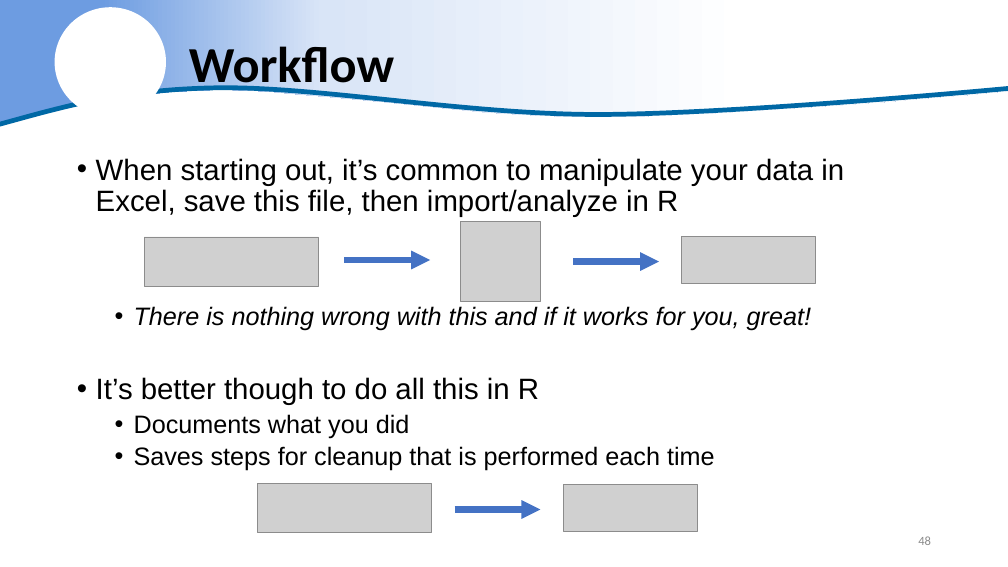
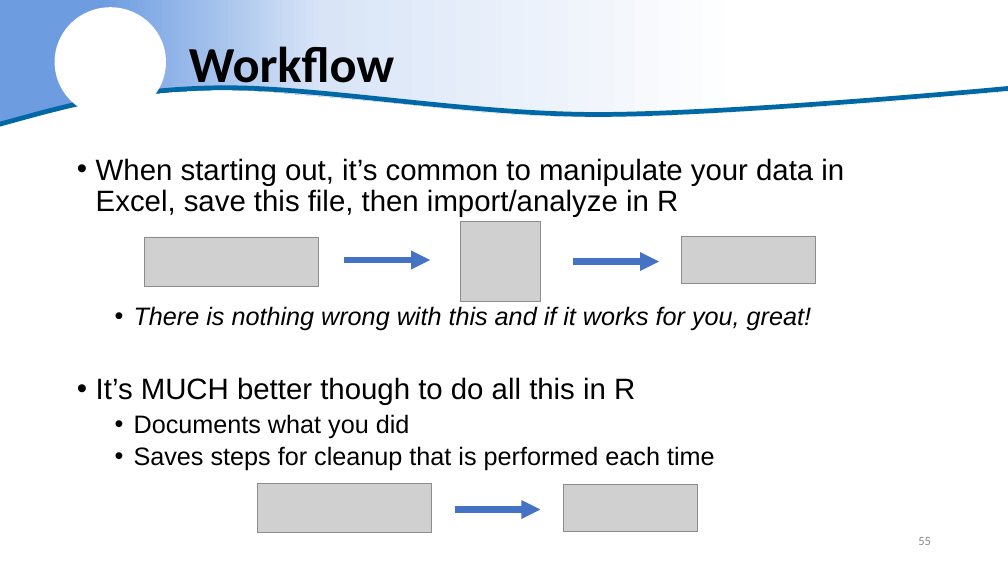
Before and after one commit to justinpriest/R_Intro_ADFG, a slide deck: slide 55 of The Basics of R - Day 2.pptx (slide 48 before the commit). Drawn at 1008x567 pixels with LibreOffice and Linux fonts; fonts in the diff are those of the drawing; grey boxes stand for pictures; background and template pictures are left out. Boxes give left, top, right and bottom in pixels: in the first picture for what was removed or moved away, otherwise in the second. Text is boxed around its words. In the diff, an @@ line names an element or a change of style, - is before the commit and + after.

```diff
--- a/The Basics of R - Day 2.pptx
+++ b/The Basics of R - Day 2.pptx
@@ text at (x1=96, y1=377, x2=635, y2=405): text changed @@
-• It’s better though to do all this in R
+• It’s MUCH better though to do all this in R
@@ page number at (x1=918, y1=537, x2=931, y2=545): text changed @@
-48
+55
```
Also in this commit, not shown: 17 other slides changed, 7 slides added, 19 other files.
